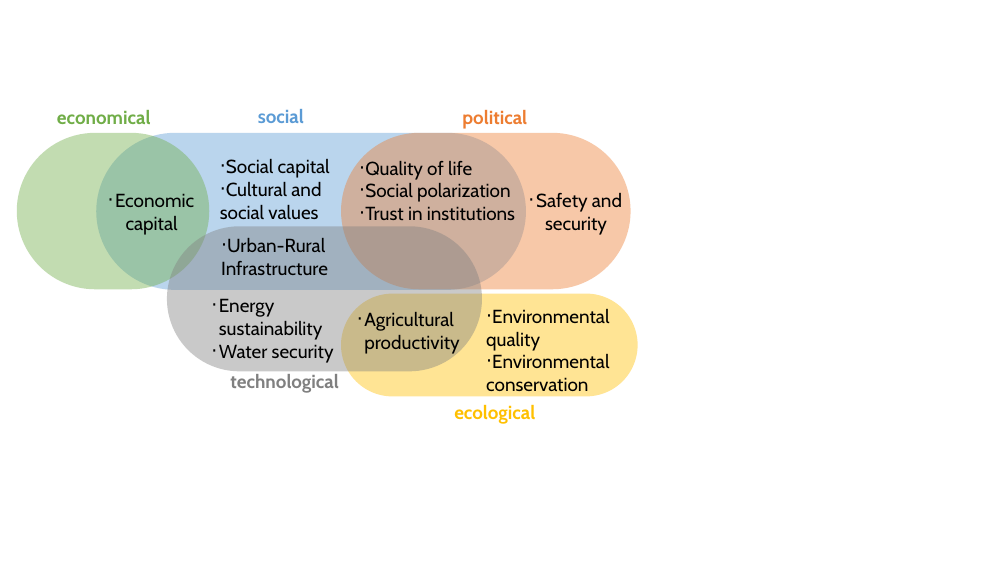
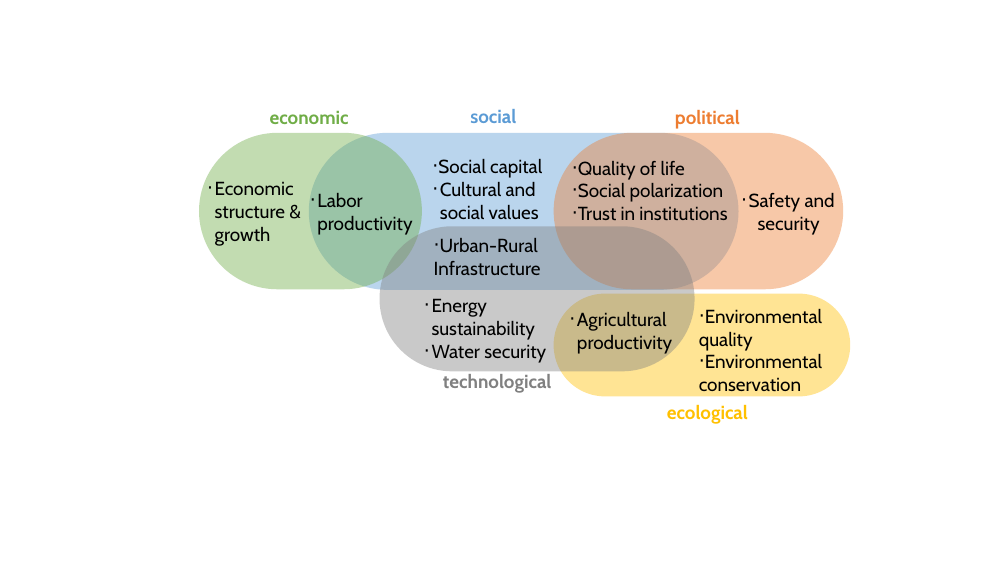
Before and after one commit to josephmars/minerva_resilience, a slide deck: slide 8 of docs/graphs.pptx. Drawn at 1008x567 pixels with LibreOffice and Linux fonts; fonts in the diff are those of the drawing. Boxes give left, top, right and bottom in pixels: in the first picture for what was removed or moved away, otherwise in the second. Text is boxed around its words. In the diff, an @@ line names an element or a change of style, - is before the commit and + after.

```diff
--- a/docs/graphs.pptx
+++ b/docs/graphs.pptx
@@ text removed at [57, 110, 151, 124] @@
-economical
@@ text "economic" at [270, 110, 349, 124]: vertical alignment middle to top @@
@@ text at [270, 110, 349, 124]: text changed; text colour #000000 to #70AD47; bold on @@
-⋅ Economic capital
+economic
@@ rounded rectangle: place and size @@
-rounded rectangle at [17, 133, 209, 290]
+rounded rectangle at [199, 133, 422, 290]
@@ 4 texts, 4 rounded rectangles: place and size @@
-4 texts, 4 rounded rectangles at [96, 133, 637, 396]
+4 texts, 4 rounded rectangles at [309, 133, 850, 396]
@@ text added at [215, 181, 294, 246], 18 pt, text #000000 @@
+⋅ Economic structure & growth
@@ text added at [317, 193, 412, 235], 18 pt, text #000000 @@
+⋅ Labor productivity
@@ text at [440, 182, 539, 219]: indent changed @@
@@ 7 texts: place and size @@
-7 texts at [221, 109, 622, 424]
+7 texts at [434, 109, 835, 424]
```
Also in this commit, not shown: 1 other slide changed, 12 other files.
